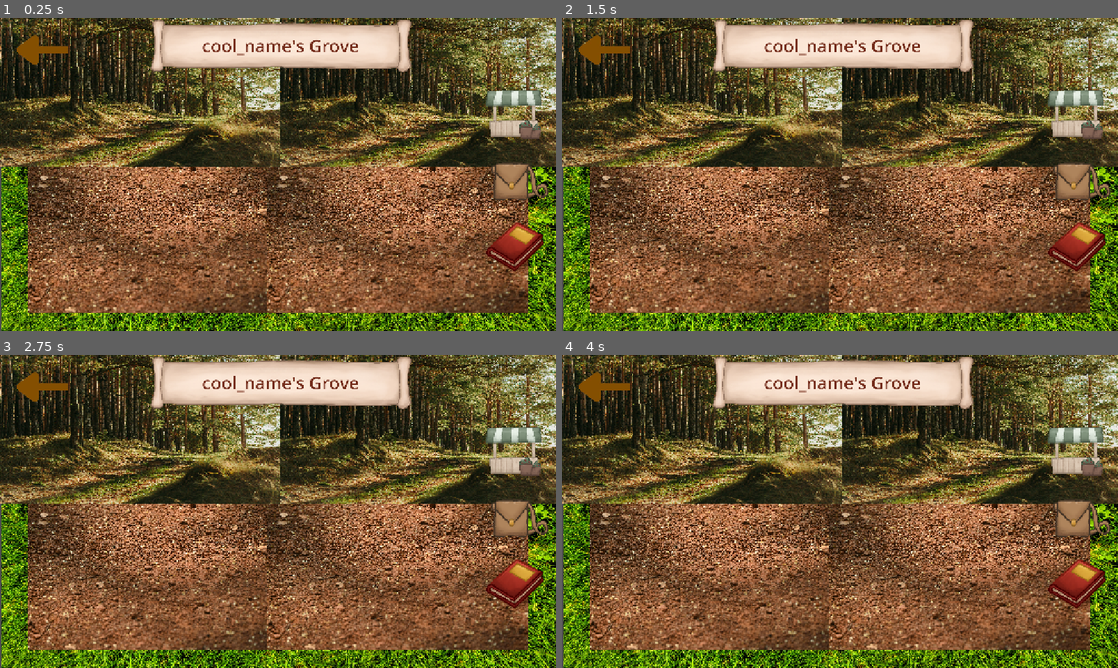
Above: before the commit, frames 1-4 (two rows, left to right).
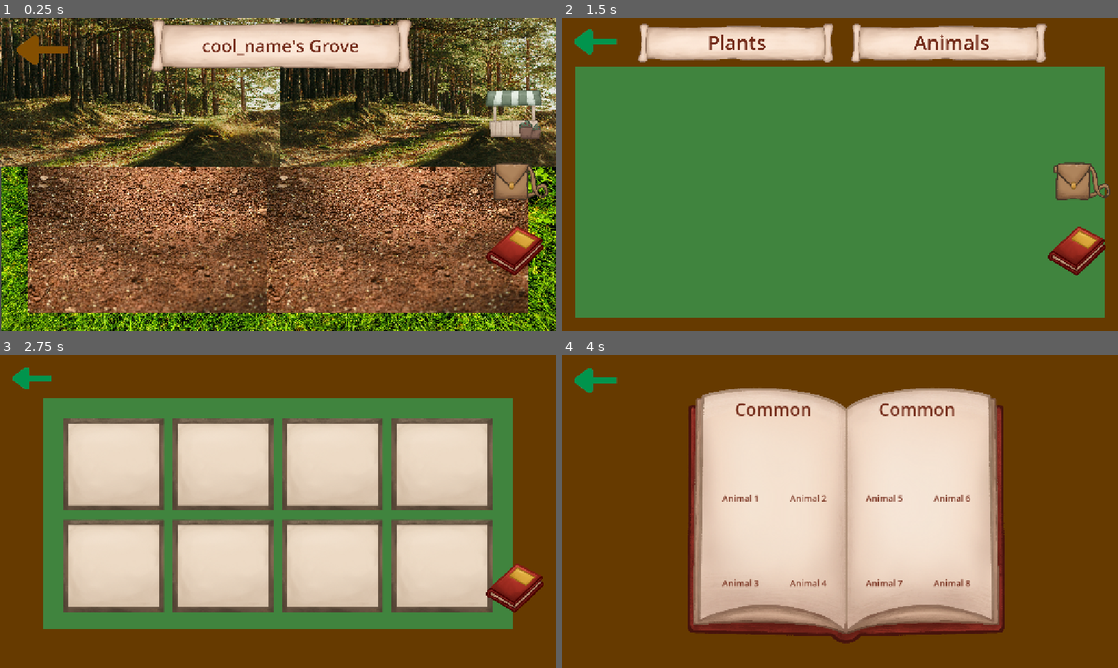
Above: after the commit, the same moments.

Repository: EliJ0y/BioCopia-s-Grove
Game: Godot game, scene res://Scenes/grove.tscn
Two runs of this game, one before a commit and one after it. Both use one fixed random seed, a clock stepped at 60 frames per second and the inputs below.
Inputs (mouse positions are in pixels of both pictures, inside the frame that each line leads up to; where the layout moved, square brackets give the same spot in the first picture):
- Up to frame 1 (0.25 s): no input
- Up to frame 2 (1.5 s): click (1073, 115) at 0.5 s; click (606, 49) at 1.27 s
- Up to frame 3 (2.75 s): click (517, 517) at 2 s
- Up to frame 4 (4 s): click (1079, 586) [1079, 583] at 2.75 s; click (734, 380) at 3.5 s, where only the run after the commit has a clickable "Plants"

The runs differ from the first frame. In frame 1, 0.8% of the frame differs, in the area x 87-98%, y 65-83%; in frame 2, 96%; in frame 3, 98%, in the area x 0-100%, y 0-100%; in frame 4, 96%.

Commit message:
Setup the scenes for shop, inventory & grovepedia

Diff:
--- a/bio-copia's-grove/Scenes/grove.tscn
+++ b/bio-copia's-grove/Scenes/grove.tscn
@@ -5,10 +5,10 @@
 [ext_resource type="Texture2D" uid="uid://d300ng6tuxpb3" path="res://Assets/Soil Texture.jpg" id="3_pjb1j"]
 [ext_resource type="Texture2D" uid="uid://bdpxnvr8b4mpa" path="res://Assets/Forest Texture.jpg" id="4_uqjfs"]
 [ext_resource type="Texture2D" uid="uid://bai0q6wj05yjl" path="res://Assets/UI Background.png" id="5_nsnxl"]
-[ext_resource type="Texture2D" uid="uid://c7hy6vibk8hn7" path="res://Assets/Florist Icon.PNG" id="6_kln5w"]
-[ext_resource type="Texture2D" uid="uid://cb0f08s5qxlhh" path="res://Assets/Inventory Icon.png" id="7_ofg1g"]
-[ext_resource type="Texture2D" uid="uid://of0tsar1i411" path="res://Assets/Book Icon.png" id="8_lreth"]
-[ext_resource type="Texture2D" uid="uid://rke8syskdjnd" path="res://Assets/Arrow.png" id="9_31wnx"]
+[ext_resource type="Texture2D" uid="uid://rke8syskdjnd" path="res://Assets/Brown Arrow.png" id="9_31wnx"]
+[ext_resource type="PackedScene" uid="uid://1171ul00t5cm" path="res://Scenes/shop.tscn" id="10_uqjfs"]
+[ext_resource type="PackedScene" uid="uid://bsbe1a2owotlq" path="res://Scenes/inventory.tscn" id="11_nsnxl"]
+[ext_resource type="PackedScene" uid="uid://dt5xvyvtwxums" path="res://Scenes/grovepedia.tscn" id="12_kln5w"]
 
 [node name="Grove" type="Node2D" unique_id=72831343]
 script = ExtResource("1_ljmod")
@@ -71,33 +71,6 @@
 horizontal_alignment = 1
 vertical_alignment = 1
 
-[node name="Shop Icon" type="TextureButton" parent="Control" unique_id=1199077213]
-layout_mode = 0
-offset_left = 1115.0
-offset_top = 160.0
-offset_right = 1390.0
-offset_bottom = 402.0
-scale = Vector2(0.5, 0.5)
-texture_normal = ExtResource("6_kln5w")
-
-[node name="Inventory Icon" type="TextureButton" parent="Control" unique_id=1163385001]
-layout_mode = 0
-offset_left = 1130.0
-offset_top = 310.0
-offset_right = 1370.0
-offset_bottom = 550.0
-scale = Vector2(0.55, 0.55)
-texture_normal = ExtResource("7_ofg1g")
-
-[node name="Grovepedia" type="TextureButton" parent="Control" unique_id=96781473]
-layout_mode = 0
-offset_left = 1120.0
-offset_top = 460.0
-offset_right = 1360.0
-offset_bottom = 700.0
-scale = Vector2(0.55, 0.55)
-texture_normal = ExtResource("8_lreth")
-
 [node name="Back Arrow" type="TextureButton" parent="Control" unique_id=999977242]
 layout_mode = 0
 offset_left = -70.0
@@ -106,3 +79,9 @@
 offset_bottom = 355.0
 scale = Vector2(0.5, 0.5)
 texture_normal = ExtResource("9_31wnx")
+
+[node name="Shop" parent="." unique_id=568597562 instance=ExtResource("10_uqjfs")]
+
+[node name="Inventory" parent="." unique_id=893937814 instance=ExtResource("11_nsnxl")]
+
+[node name="Grovepedia" parent="." unique_id=984212147 instance=ExtResource("12_kln5w")]
--- /dev/null
+++ b/bio-copia's-grove/Scenes/grovepedia.tscn
@@ -0,0 +1,203 @@
+[gd_scene format=3 uid="uid://dt5xvyvtwxums"]
+
+[ext_resource type="Script" uid="uid://b1nh6u6chrg18" path="res://Scripts/grovepedia.gd" id="1_62bp2"]
+[ext_resource type="Texture2D" uid="uid://of0tsar1i411" path="res://Assets/Book Icon.png" id="2_rn4c0"]
+[ext_resource type="Texture2D" uid="uid://cfvuts5qxqtcw" path="res://Assets/Brown Background.png" id="3_ob31t"]
+[ext_resource type="Texture2D" uid="uid://kvj1pjhld0sr" path="res://Assets/Open Book Pages.png" id="4_eo274"]
+[ext_resource type="Texture2D" uid="uid://binanq36fuf6e" path="res://Assets/Green Arrow.png" id="4_jxi1o"]
+
+[node name="Grovepedia" type="Node2D" unique_id=984212147]
+script = ExtResource("1_62bp2")
+
+[node name="Grovepedia" type="TextureButton" parent="." unique_id=1500382093]
+offset_left = 1120.0
+offset_top = 470.0
+offset_right = 1360.0
+offset_bottom = 710.0
+scale = Vector2(0.55, 0.55)
+texture_normal = ExtResource("2_rn4c0")
+
+[node name="Pages" type="Control" parent="." unique_id=1884598275]
+visible = false
+layout_mode = 3
+anchors_preset = 0
+offset_right = 1280.0
+offset_bottom = 720.0
+
+[node name="Background" type="Sprite2D" parent="Pages" unique_id=1381549887]
+scale = Vector2(0.67, 0.67)
+texture = ExtResource("3_ob31t")
+centered = false
+
+[node name="Back Arrow" type="TextureButton" parent="Pages" unique_id=375769157]
+layout_mode = 0
+offset_left = -63.0
+offset_top = -19.99997
+offset_right = 603.0
+offset_bottom = 355.00003
+scale = Vector2(0.42, 0.42)
+texture_normal = ExtResource("4_jxi1o")
+
+[node name="Grovepedia Book" type="Sprite2D" parent="Pages" unique_id=678758545]
+position = Vector2(270, 50)
+scale = Vector2(0.8, 0.8)
+texture = ExtResource("4_eo274")
+centered = false
+
+[node name="Rarity 1" type="Label" parent="Pages" unique_id=1786177197]
+layout_mode = 0
+offset_left = 398.0
+offset_top = 97.0
+offset_right = 574.0
+offset_bottom = 152.0
+theme_override_colors/font_color = Color(0.4509804, 0.16862746, 0.09803922, 1)
+theme_override_font_sizes/font_size = 40
+text = "Common"
+
+[node name="Animal 1" type="TextureButton" parent="Pages" unique_id=1774246973]
+layout_mode = 0
+offset_left = 353.0
+offset_top = 183.0
+offset_right = 468.0
+offset_bottom = 312.0
+
+[node name="Animal 1 Name" type="Label" parent="Pages" unique_id=312076281]
+layout_mode = 0
+offset_left = 369.0
+offset_top = 315.0
+offset_right = 454.0
+offset_bottom = 343.0
+theme_override_colors/font_color = Color(0.4509804, 0.16862746, 0.09803922, 1)
+theme_override_font_sizes/font_size = 20
+text = "Animal 1"
+
+[node name="Animal 2" type="TextureButton" parent="Pages" unique_id=609458762]
+layout_mode = 0
+offset_left = 510.0
+offset_top = 183.0
+offset_right = 625.0
+offset_bottom = 312.0
+
+[node name="Animal 2 Name" type="Label" parent="Pages" unique_id=1034089282]
+layout_mode = 0
+offset_left = 525.0
+offset_top = 315.0
+offset_right = 610.0
+offset_bottom = 343.0
+theme_override_colors/font_color = Color(0.4509804, 0.16862746, 0.09803922, 1)
+theme_override_font_sizes/font_size = 20
+text = "Animal 2"
+
+[node name="Animal 3" type="TextureButton" parent="Pages" unique_id=1762042799]
+layout_mode = 0
+offset_left = 353.0
+offset_top = 378.0
+offset_right = 468.0
+offset_bottom = 507.0
+
+[node name="Animal 3 Name" type="Label" parent="Pages" unique_id=1784846532]
+layout_mode = 0
+offset_left = 369.0
+offset_top = 510.0
+offset_right = 454.0
+offset_bottom = 538.0
+theme_override_colors/font_color = Color(0.4509804, 0.16862746, 0.09803922, 1)
+theme_override_font_sizes/font_size = 20
+text = "Animal 3"
+
+[node name="Animal 4" type="TextureButton" parent="Pages" unique_id=1994631147]
+layout_mode = 0
+offset_left = 510.0
+offset_top = 378.0
+offset_right = 625.0
+offset_bottom = 507.0
+
+[node name="Animal 4 Name" type="Label" parent="Pages" unique_id=63444961]
+layout_mode = 0
+offset_left = 525.0
+offset_top = 510.0
+offset_right = 610.0
+offset_bottom = 538.0
+theme_override_colors/font_color = Color(0.4509804, 0.16862746, 0.09803922, 1)
+theme_override_font_sizes/font_size = 20
+text = "Animal 4"
+
+[node name="Rarity 2" type="Label" parent="Pages" unique_id=491934733]
+layout_mode = 0
+offset_left = 729.0
+offset_top = 97.0
+offset_right = 905.0
+offset_bottom = 152.0
+theme_override_colors/font_color = Color(0.4509804, 0.16862746, 0.09803922, 1)
+theme_override_font_sizes/font_size = 40
+text = "Common"
+
+[node name="Animal 5" type="TextureButton" parent="Pages" unique_id=1636461978]
+layout_mode = 0
+offset_left = 684.0
+offset_top = 183.0
+offset_right = 799.0
+offset_bottom = 312.0
+
+[node name="Animal 5 Name" type="Label" parent="Pages" unique_id=841334608]
+layout_mode = 0
+offset_left = 700.0
+offset_top = 315.0
+offset_right = 785.0
+offset_bottom = 343.0
+theme_override_colors/font_color = Color(0.4509804, 0.16862746, 0.09803922, 1)
+theme_override_font_sizes/font_size = 20
+text = "Animal 5"
+
+[node name="Animal 6" type="TextureButton" parent="Pages" unique_id=258948983]
+layout_mode = 0
+offset_left = 841.0
+offset_top = 183.0
+offset_right = 956.0
+offset_bottom = 312.0
+
+[node name="Animal 6 Name" type="Label" parent="Pages" unique_id=1799817028]
+layout_mode = 0
+offset_left = 856.0
+offset_top = 315.0
+offset_right = 941.0
+offset_bottom = 343.0
+theme_override_colors/font_color = Color(0.4509804, 0.16862746, 0.09803922, 1)
+theme_override_font_sizes/font_size = 20
+text = "Animal 6"
+
+[node name="Animal 7" type="TextureButton" parent="Pages" unique_id=1653903651]
+layout_mode = 0
+offset_left = 684.0
+offset_top = 378.0
+offset_right = 799.0
+offset_bottom = 507.0
+
+[node name="Animal 7 Name" type="Label" parent="Pages" unique_id=1681325824]
+layout_mode = 0
+offset_left = 700.0
+offset_top = 510.0
+offset_right = 785.0
+offset_bottom = 538.0
+theme_override_colors/font_color = Color(0.4509804, 0.16862746, 0.09803922, 1)
+theme_override_font_sizes/font_size = 20
+text = "Animal 7"
+
+[node name="Animal 8" type="TextureButton" parent="Pages" unique_id=261477072]
+layout_mode = 0
+offset_left = 841.0
+offset_top = 378.0
+offset_right = 956.0
+offset_bottom = 507.0
+
+[node name="Animal 8 Name" type="Label" parent="Pages" unique_id=1107807415]
+layout_mode = 0
+offset_left = 856.0
+offset_top = 510.0
+offset_right = 941.0
+offset_bottom = 538.0
+theme_override_colors/font_color = Color(0.4509804, 0.16862746, 0.09803922, 1)
+theme_override_font_sizes/font_size = 20
+text = "Animal 8"
+
+[connection signal="pressed" from="Grovepedia" to="." method="_on_grovepedia_pressed"]
--- /dev/null
+++ b/bio-copia's-grove/Scenes/inventory.tscn
@@ -0,0 +1,91 @@
+[gd_scene format=3 uid="uid://bsbe1a2owotlq"]
+
+[ext_resource type="Script" uid="uid://dmwfv1yb7uqpn" path="res://Scripts/inventory.gd" id="1_wdn4f"]
+[ext_resource type="Texture2D" uid="uid://cb0f08s5qxlhh" path="res://Assets/Inventory Icon.png" id="2_k5gp2"]
+[ext_resource type="Texture2D" uid="uid://cfvuts5qxqtcw" path="res://Assets/Brown Background.png" id="3_k1vlg"]
+[ext_resource type="Texture2D" uid="uid://emtjhmitdn18" path="res://Assets/Green Midground.png" id="3_yxepq"]
+[ext_resource type="PackedScene" uid="uid://b5ricttftrh20" path="res://Scenes/inventory_slot.tscn" id="4_0n8tc"]
+[ext_resource type="Texture2D" uid="uid://binanq36fuf6e" path="res://Assets/Green Arrow.png" id="5_c5ffv"]
+
+[node name="Inventory" type="Control" unique_id=1817158823]
+layout_mode = 3
+anchors_preset = 0
+script = ExtResource("1_wdn4f")
+
+[node name="Inventory Icon" type="TextureButton" parent="." unique_id=2066783923]
+layout_mode = 0
+offset_left = 1130.0
+offset_top = 310.0
+offset_right = 1370.0
+offset_bottom = 550.0
+scale = Vector2(0.55, 0.55)
+texture_normal = ExtResource("2_k5gp2")
+
+[node name="Background" type="Sprite2D" parent="." unique_id=390206022]
+visible = false
+scale = Vector2(0.67, 0.67)
+texture = ExtResource("3_k1vlg")
+centered = false
+
+[node name="NinePatchRect" type="NinePatchRect" parent="." unique_id=1756718564]
+visible = false
+layout_mode = 0
+offset_left = 100.0
+offset_top = 100.0
+offset_right = 1300.0
+offset_bottom = 690.0
+scale = Vector2(0.9, 0.9)
+texture = ExtResource("3_yxepq")
+
+[node name="Back Arrow" type="TextureButton" parent="NinePatchRect" unique_id=909944825]
+layout_mode = 0
+offset_left = -170.0
+offset_top = -130.0
+offset_right = 496.0
+offset_bottom = 245.0
+scale = Vector2(0.42, 0.42)
+texture_normal = ExtResource("5_c5ffv")
+
+[node name="GridContainer" type="GridContainer" parent="NinePatchRect" unique_id=1500620084]
+layout_mode = 1
+anchors_preset = -1
+anchor_left = 0.041666668
+anchor_top = 0.083333336
+anchor_right = 0.9583333
+anchor_bottom = 0.91
+offset_top = 0.83333206
+offset_right = 274.0
+offset_bottom = 134.09998
+grow_horizontal = 2
+grow_vertical = 2
+scale = Vector2(0.8, 0.8)
+theme_override_constants/h_separation = 350
+theme_override_constants/v_separation = 325
+columns = 4
+metadata/_edit_use_anchors_ = true
+
+[node name="Inventory Slot1" parent="NinePatchRect/GridContainer" unique_id=1817433048 instance=ExtResource("4_0n8tc")]
+layout_mode = 2
+
+[node name="Inventory Slot2" parent="NinePatchRect/GridContainer" unique_id=184977617 instance=ExtResource("4_0n8tc")]
+layout_mode = 2
+
+[node name="Inventory Slot3" parent="NinePatchRect/GridContainer" unique_id=2002451121 instance=ExtResource("4_0n8tc")]
+layout_mode = 2
+
+[node name="Inventory Slot4" parent="NinePatchRect/GridContainer" unique_id=406401176 instance=ExtResource("4_0n8tc")]
+layout_mode = 2
+
+[node name="Inventory Slot5" parent="NinePatchRect/GridContainer" unique_id=214878931 instance=ExtResource("4_0n8tc")]
+layout_mode = 2
+
+[node name="Inventory Slot6" parent="NinePatchRect/GridContainer" unique_id=691189284 instance=ExtResource("4_0n8tc")]
+layout_mode = 2
+
+[node name="Inventory Slot7" parent="NinePatchRect/GridContainer" unique_id=37476820 instance=ExtResource("4_0n8tc")]
+layout_mode = 2
+
+[node name="Inventory Slot8" parent="NinePatchRect/GridContainer" unique_id=1029938832 instance=ExtResource("4_0n8tc")]
+layout_mode = 2
+
+[connection signal="pressed" from="Inventory Icon" to="." method="_on_inventory_icon_pressed"]
--- /dev/null
+++ b/bio-copia's-grove/Scenes/inventory_slot.tscn
@@ -0,0 +1,21 @@
+[gd_scene format=3 uid="uid://b5ricttftrh20"]
+
+[ext_resource type="Texture2D" uid="uid://bsf6hrl66wlpj" path="res://Assets/Inventory Slot.PNG" id="1_0v82l"]
+
+[node name="Inventory Slot" type="Panel" unique_id=1817433048]
+offset_right = 40.0
+offset_bottom = 40.0
+
+[node name="Slot" type="Sprite2D" parent="." unique_id=1794163655]
+texture = ExtResource("1_0v82l")
+centered = false
+
+[node name="CenterContainer" type="CenterContainer" parent="." unique_id=49347412]
+layout_mode = 0
+offset_right = 323.0
+offset_bottom = 295.0
+
+[node name="Panel" type="Panel" parent="CenterContainer" unique_id=1644975695]
+layout_mode = 2
+
+[node name="Inventory Item" type="Sprite2D" parent="CenterContainer/Panel" unique_id=1402296364]
--- /dev/null
+++ b/bio-copia's-grove/Scenes/shop.tscn
@@ -0,0 +1,103 @@
+[gd_scene format=3 uid="uid://1171ul00t5cm"]
+
+[ext_resource type="Script" uid="uid://jc4cmo530814" path="res://Scripts/shop.gd" id="1_a0mxf"]
+[ext_resource type="Texture2D" uid="uid://c7hy6vibk8hn7" path="res://Assets/Florist Icon.PNG" id="2_2shtd"]
+[ext_resource type="Texture2D" uid="uid://cfvuts5qxqtcw" path="res://Assets/Brown Background.png" id="3_k6jq0"]
+[ext_resource type="Texture2D" uid="uid://emtjhmitdn18" path="res://Assets/Green Midground.png" id="4_3ps1r"]
+[ext_resource type="Texture2D" uid="uid://bai0q6wj05yjl" path="res://Assets/UI Background.png" id="5_ymrm4"]
+[ext_resource type="Texture2D" uid="uid://binanq36fuf6e" path="res://Assets/Green Arrow.png" id="6_3ps1r"]
+
+[node name="Shop" type="Node2D" unique_id=568597562]
+script = ExtResource("1_a0mxf")
+
+[node name="Shop Icon" type="TextureButton" parent="." unique_id=1319986056]
+offset_left = 1115.0
+offset_top = 160.0
+offset_right = 1390.0
+offset_bottom = 402.0
+scale = Vector2(0.5, 0.5)
+texture_normal = ExtResource("2_2shtd")
+
+[node name="Shop Panel" type="Panel" parent="." unique_id=939066191]
+visible = false
+offset_right = 1280.0
+offset_bottom = 720.0
+
+[node name="Background" type="Sprite2D" parent="Shop Panel" unique_id=1352043438]
+scale = Vector2(0.67, 0.67)
+texture = ExtResource("3_k6jq0")
+centered = false
+
+[node name="Midground" type="Sprite2D" parent="Shop Panel" unique_id=1951268834]
+position = Vector2(640, 401.00003)
+scale = Vector2(0.635, 0.5351852)
+texture = ExtResource("4_3ps1r")
+
+[node name="Back Arrow" type="TextureButton" parent="Shop Panel" unique_id=906104215]
+layout_mode = 0
+offset_left = -63.0
+offset_top = -24.0
+offset_right = 603.0
+offset_bottom = 351.0
+scale = Vector2(0.42, 0.42)
+texture_normal = ExtResource("6_3ps1r")
+
+[node name="Plant Shop Button" type="TextureButton" parent="Shop Panel" unique_id=1521558067]
+layout_mode = 0
+offset_left = 170.0
+offset_top = 10.0
+offset_right = 1710.0
+offset_bottom = 330.0
+scale = Vector2(0.3, 0.3)
+texture_normal = ExtResource("5_ymrm4")
+
+[node name="Plants" type="Label" parent="Shop Panel/Plant Shop Button" unique_id=956151750]
+layout_mode = 0
+offset_left = 550.0
+offset_top = 50.0
+offset_right = 1000.0
+offset_bottom = 255.0
+theme_override_colors/font_color = Color(0.4509804, 0.16862746, 0.09803922, 1)
+theme_override_font_sizes/font_size = 150
+text = "Plants"
+horizontal_alignment = 1
+vertical_alignment = 1
+
+[node name="Animals Shop Button" type="TextureButton" parent="Shop Panel" unique_id=563798497]
+layout_mode = 0
+offset_left = 660.0
+offset_top = 10.0
+offset_right = 2200.0
+offset_bottom = 330.0
+scale = Vector2(0.3, 0.3)
+texture_normal = ExtResource("5_ymrm4")
+
+[node name="Animals" type="Label" parent="Shop Panel/Animals Shop Button" unique_id=318544901]
+layout_mode = 0
+offset_left = 500.0
+offset_top = 50.0
+offset_right = 1081.0
+offset_bottom = 255.0
+theme_override_colors/font_color = Color(0.4509804, 0.16862746, 0.09803922, 1)
+theme_override_font_sizes/font_size = 150
+text = "Animals"
+horizontal_alignment = 1
+vertical_alignment = 1
+
+[node name="Plant Shop" type="Control" parent="Shop Panel" unique_id=1274552149]
+anchors_preset = 0
+offset_left = 40.0
+offset_top = 120.0
+offset_right = 1240.0
+offset_bottom = 680.0
+
+[node name="Animal Shop" type="Control" parent="Shop Panel" unique_id=888049157]
+anchors_preset = 0
+offset_left = 40.0
+offset_top = 120.0
+offset_right = 1240.0
+offset_bottom = 680.0
+
+[connection signal="pressed" from="Shop Icon" to="." method="_on_shop_icon_pressed"]
+[connection signal="pressed" from="Shop Panel/Plant Shop Button" to="." method="_on_plant_shop_button_pressed"]
+[connection signal="pressed" from="Shop Panel/Animals Shop Button" to="." method="_on_animals_shop_button_pressed"]
--- /dev/null
+++ b/bio-copia's-grove/Scripts/grovepedia.gd
@@ -0,0 +1,4 @@
+extends Node2D
+
+func _on_grovepedia_pressed() -> void:
+	$Pages.visible = true
--- /dev/null
+++ b/bio-copia's-grove/Scripts/inventory.gd
@@ -0,0 +1,5 @@
+extends Control
+
+func _on_inventory_icon_pressed() -> void:
+	$Background.visible = true
+	$NinePatchRect.visible = true
--- /dev/null
+++ b/bio-copia's-grove/Scripts/shop.gd
@@ -0,0 +1,10 @@
+extends Node2D
+
+func _on_shop_icon_pressed() -> void:
+	$"Shop Panel".visible = true
+
+func _on_plant_shop_button_pressed() -> void:
+	pass # Replace with function body.
+
+func _on_animals_shop_button_pressed() -> void:
+	pass # Replace with function body.
Renamed: bio-copia's-grove/Assets/Arrow.png -> bio-copia's-grove/Assets/Brown Arrow.png
Not shown, added: bio-copia's-grove/Assets/Brown Arrow.png.import
Binary file added: bio-copia's-grove/Assets/Brown Background.png
Not shown, added: bio-copia's-grove/Assets/Brown Background.png.import
Binary file added: bio-copia's-grove/Assets/Green Arrow.png
Not shown, added: bio-copia's-grove/Assets/Green Arrow.png.import
Binary file added: bio-copia's-grove/Assets/Green Midground.png
Not shown, changed: bio-copia's-grove/Assets/Green Midground.png.import
Binary file added: bio-copia's-grove/Assets/Inventory Slot.PNG
Not shown, added: bio-copia's-grove/Assets/Inventory Slot.PNG.import
Binary file added: bio-copia's-grove/Assets/Open Book Pages.png
Not shown, added: bio-copia's-grove/Assets/Open Book Pages.png.import
(and 3 more such lines)
